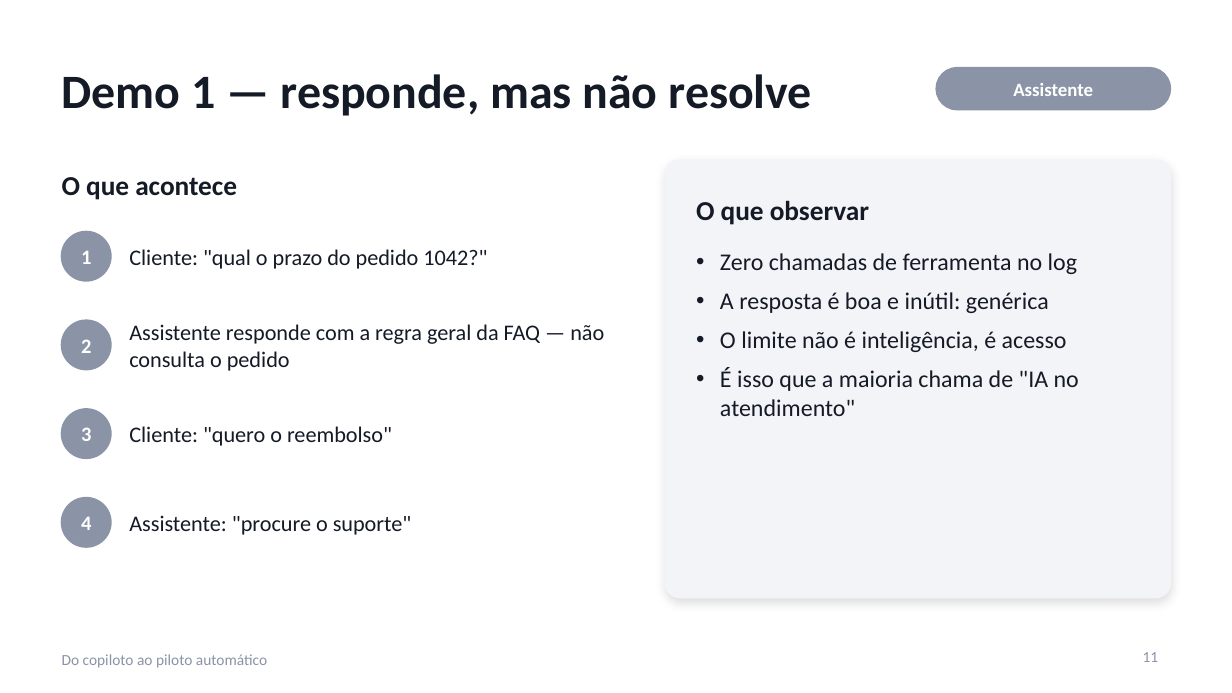
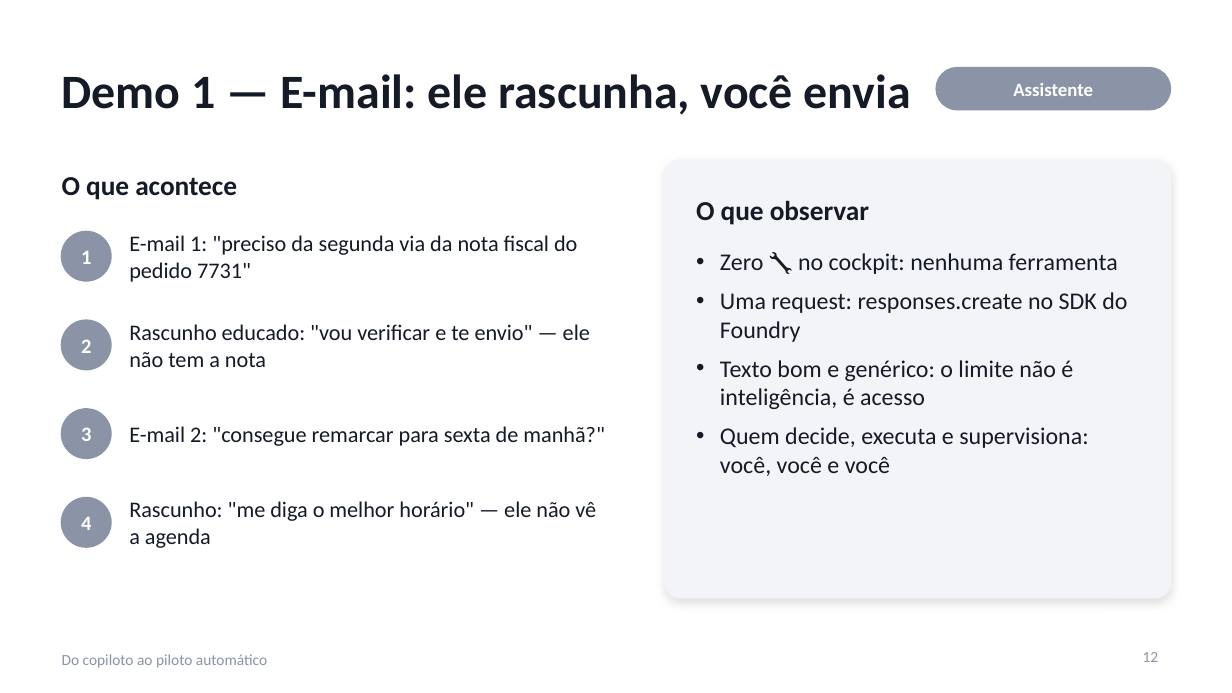
Before and after one commit to hsouzaeduardo/copiloto-piloto-automatico, a slide deck: slide 12 of slides/do-copiloto-ao-piloto-automatico.pptx (slide 11 before the commit). Drawn at 1232x693 pixels with LibreOffice and Linux fonts; fonts in the diff are those of the drawing. Boxes give left, top, right and bottom in pixels: in the first picture for what was removed or moved away, otherwise in the second. Text is boxed around its words. In the diff, an @@ line names an element or a change of style, - is before the commit and + after.

```diff
--- a/slides/do-copiloto-ao-piloto-automatico.pptx
+++ b/slides/do-copiloto-ao-piloto-automatico.pptx
@@ title at [62, 74, 911, 115]: text changed @@
-Demo 1 — responde, mas não resolve
+Demo 1 — E-mail: ele rascunha, você envia
@@ text at [129, 235, 577, 282]: text changed @@
-Cliente: "qual o prazo do pedido 1042?"
+E-mail 1: "preciso da segunda via da nota fiscal do pedido 7731"
@@ text at [720, 253, 1127, 476]: text changed @@
-• Zero chamadas de ferramenta no log
-• A resposta é boa e inútil: genérica
-• O limite não é inteligência, é acesso
-• É isso que a maioria chama de "IA no atendimento"
+• Zero 🔧 no cockpit: nenhuma ferramenta
+• Uma request: responses.create no SDK do Foundry
+• Texto bom e genérico: o limite não é inteligência, é acesso
+• Quem decide, executa e supervisiona: você, você e você
@@ text at [129, 324, 590, 367]: text changed @@
-Assistente responde com a regra geral da FAQ — não consulta o pedido
+Rascunho educado: "vou verificar e te envio" — ele não tem a nota
@@ text at [129, 426, 604, 446]: text changed @@
-Cliente: "quero o reembolso"
+E-mail 2: "consegue remarcar para sexta de manhã?"
@@ text at [129, 501, 596, 548]: text changed @@
-Assistente: "procure o suporte"
+Rascunho: "me diga o melhor horário" — ele não vê a agenda
@@ page number at [1143, 652, 1159, 662]: text changed @@
-11
+12
```
Also in this commit, not shown: 4 other slides changed, 4 slides added, 1 slide removed.
